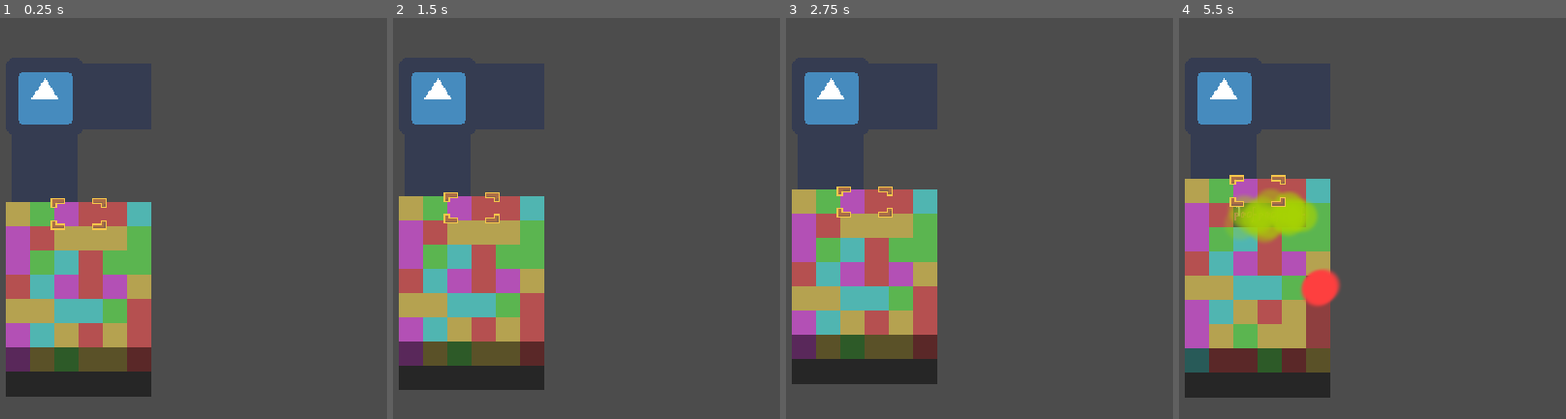
Above: before the commit, frames 1-4 (left to right).
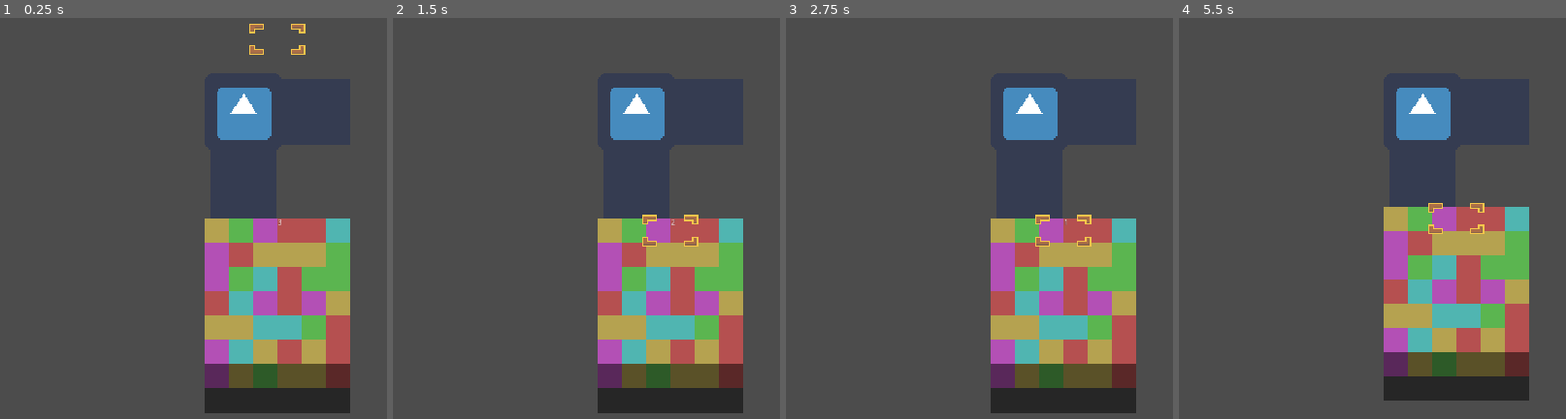
Above: after the commit, the same moments.

Repository: ArtlessAvian/overload
Game: Godot game, scene res://Game/Modes/Marathon.tscn
The game is run twice, just before and just after one commit, with the same random seed, the same clock (stepped at 60 frames per second) and the same inputs. Before the commit the project starts from res://Game/Board.tscn. The engine's default icon, where the game draws it, is replaced by a stand-in: a white triangle on a blue panel in a dark square.
Inputs:
- Up to frame 1 (0.25 s): no input
- Up to frame 2 (1.5 s): no input
- Up to frame 3 (2.75 s): no input
- Up to frame 4 (5.5 s): no input

The runs differ from the first frame. In frame 1, 40% of the frame differs, in the area x 1-91%, y 1-99%; in frame 2, 40%; in frame 3, 40%; in frame 4, 43%, in the area x 1-91%, y 13-96%.

Commit message:
Marathon, kinda

Diff:
--- a/Game/Blocks.gd
+++ b/Game/Blocks.gd
@@ -18,6 +18,9 @@
 var raise = false;
 var fractional_raise = 0;
 var visual_shake = 0; # in pixels
+
+var grace = 0;
+var pause = 0;
 
 # Called when the node enters the scene tree for the first time.
 func _ready():
@@ -35,7 +38,7 @@
 		for row in range(len(board[col])):
 			chain_checker[col].append(1);
 
-#	board[5][7] = -1;
+	grace = $"..".grace_period;
 
 	#### handle view
 	# position everything
@@ -92,19 +95,23 @@
 #				self.board[x].remove(y);
 #	finish_clearing.clear();
 
-	if (self.fractional_raise < 1):
-		if ($"Exploders".get_child_count() == 0 and self.has_space()):
-			if raise:
-				self.fractional_raise += delta * 5;
+	if ($"Exploders".get_child_count() == 0):
+		if self.has_space():
+			if (self.fractional_raise < 1):
+				if raise:
+					self.fractional_raise += delta * 5;
+				else:
+					self.fractional_raise += delta * $"..".rising_speed;
 			else:
-				self.fractional_raise += delta * $"..".rising_speed;
-		else:
-			self.raise = false;
-	else: #(self.fractional_raise >= 1):
-		if (self.has_space()):
-			self.true_raise()
-		else:
-			pass
+				self.raise = false;
+				self.true_raise()
+				grace = $"..".grace_period;
+		else:
+			grace -= delta;
+			if (grace <= 0):
+				$"..".emit_signal("lost");
+				print("i lost")
+				self.set_physics_process(false);
 
 func true_raise():
 #	for col in clearing:
@@ -137,9 +144,9 @@
 	for array in board:
 		if len(array) >= get_parent().board_height:
 			return false;
-	for faller in $"Fallers".get_children():
-		if floor(faller.faller_y) + len(faller.blocks) >= get_parent().board_height:
-			return false;
+#	for faller in $"Fallers".get_children():
+#		if floor(faller.faller_y) + len(faller.blocks) >= get_parent().board_height:
+#			return false;
 
 	return true
 
@@ -169,6 +176,8 @@
 					any_clears = true;
 
 	if (any_clears):
+		self.raise = false; # cut short any raising
+
 #		self.next_clear_id += 1;
 		var exploder = exploder_scene.instance();
 #		exploder.exploder_id = self.next_clear_id;
@@ -192,6 +201,8 @@
 										self.board[x+x_off][y+y_off] = $"..".CLEARING;
 
 		exploder.initialize()
+		$"..".emit_signal("combo", len(exploder.to_explode));
+		$"..".emit_signal("chain", exploder.chain);
 #		print(exploder.position);
 		$Exploders.add_child(exploder);
 
@@ -256,6 +267,9 @@
 
 
 func swap(x, y):
+	if not self.is_physics_processing():
+		return
+
 	# Prevent swapping with clearing blocks
 	if y < len(self.board[x]):
 		if self.board[x][y] == 5:
--- a/Game/Board.gd
+++ b/Game/Board.gd
@@ -1,4 +1,7 @@
 extends Node2D
+signal lost;
+signal chain;
+signal combo;
 
 const EMPTY = -1;
 const CLEARING = 5;
@@ -10,6 +13,8 @@
 export (int) var board_height = 12;
 export (int) var color_count = 5;
 
+export (int) var grace_period = 1;
+
 export (float) var explode_pause = 0.7;
 export (float) var explode_interval = 0.1;
 
--- a/Game/Board.tscn
+++ b/Game/Board.tscn
@@ -12,7 +12,6 @@
 polygon = PoolVector2Array( 60, 120, 60, -120, -60, -120, -60, 120 )
 
 [node name="Board" type="Node2D"]
-position = Vector2( 312.204, 334.723 )
 scale = Vector2( 2, 2 )
 script = ExtResource( 1 )
 
--- a/Game/Cursor.gd
+++ b/Game/Cursor.gd
@@ -16,6 +16,8 @@
 	if (Input.is_action_just_pressed($"../..".player + "_right")):
 		self.cursor_right();
 	if (Input.is_action_just_pressed($"../..".player + "_swap")):
+		self.cursor_swap();
+	if (Input.is_action_just_pressed($"../..".player + "_swap2")):
 		self.cursor_swap();
 	if (Input.is_action_pressed($"../..".player + "_raise")):
 		$"..".raise = true;
--- a/Game/Exploder.gd
+++ b/Game/Exploder.gd
@@ -9,6 +9,8 @@
 var effects = [];
 var chain = 0;
 
+# TOOD: Split model and view!
+
 func initialize():
 	to_explode = self.get_used_cells();
 	to_explode_copy = to_explode.duplicate(false)
@@ -19,8 +21,23 @@
 		effects.append(temp);
 		self.add_child(temp);
 
-	$"Label".text = str(chain);
-	$"Label".rect_position = self.map_to_world(to_explode[-1]);
+	var combo = len(to_explode);
+	if (chain != 1):
+		$"HBoxContainer/Chain/Label".text = "x" + str(chain);
+	else:
+		$"HBoxContainer/Chain".free()
+	if (combo > 3):
+		$"HBoxContainer/Combo/Label".text = str(combo);
+	else:
+		$"HBoxContainer/Combo".free()
+	$"HBoxContainer".rect_position = self.map_to_world(to_explode[-1]) + self.cell_size/2;
+	$"HBoxContainer".rect_position -= $"HBoxContainer".rect_size / 2;
+
+func _process(delta):
+	var speed = 20 * (0.2 - time);
+
+	$"HBoxContainer".rect_position.y -= delta * self.cell_size.y * speed;
+	$"HBoxContainer".modulate.a *= 0.95;
 
 func _physics_process(delta):
 	time += delta;
--- a/Game/Exploder.tscn
+++ b/Game/Exploder.tscn
@@ -1,17 +1,18 @@
-[gd_scene load_steps=8 format=2]
+[gd_scene load_steps=9 format=2]
 
 [ext_resource path="res://Assets/BlockSets/Test2.tres" type="TileSet" id=1]
 [ext_resource path="res://Game/Exploder.gd" type="Script" id=2]
 [ext_resource path="res://Assets/poof.png" type="Texture" id=3]
 [ext_resource path="res://Assets/Master Hand - Gun Fingers.wav" type="AudioStream" id=4]
+[ext_resource path="res://icon.png" type="Texture" id=5]
 
-[sub_resource type="Gradient" id=2]
+[sub_resource type="Gradient" id=1]
 colors = PoolColorArray( 1, 1, 1, 1, 1, 1, 1, 0 )
 
-[sub_resource type="GradientTexture" id=3]
-gradient = SubResource( 2 )
+[sub_resource type="GradientTexture" id=2]
+gradient = SubResource( 1 )
 
-[sub_resource type="ParticlesMaterial" id=1]
+[sub_resource type="ParticlesMaterial" id=3]
 flag_disable_z = true
 spread = 180.0
 gravity = Vector3( 0, 0, 0 )
@@ -40,16 +41,69 @@
 one_shot = true
 explosiveness = 1.0
 local_coords = false
-process_material = SubResource( 1 )
+process_material = SubResource( 3 )
 texture = ExtResource( 3 )
 
 [node name="AudioStreamPlayer2D" type="AudioStreamPlayer2D" parent="Particles2D"]
 stream = ExtResource( 4 )
 
-[node name="Label" type="Label" parent="."]
-margin_left = -84.2963
-margin_top = -90.7806
-margin_right = -35.2963
-margin_bottom = -42.7806
-text = "1
-"
+[node name="HBoxContainer" type="HBoxContainer" parent="."]
+margin_left = -50.0
+margin_top = -10.0
+margin_right = 50.0
+margin_bottom = 10.0
+alignment = 1
+
+[node name="Chain" type="NinePatchRect" parent="HBoxContainer"]
+margin_left = 28.0
+margin_right = 48.0
+margin_bottom = 20.0
+grow_horizontal = 2
+grow_vertical = 2
+texture = ExtResource( 5 )
+draw_center = false
+region_rect = Rect2( 0, 0, 64, 64 )
+patch_margin_left = 10
+patch_margin_top = 10
+patch_margin_right = 10
+patch_margin_bottom = 10
+
+[node name="Label" type="Label" parent="HBoxContainer/Chain"]
+anchor_left = 0.5
+anchor_top = 0.5
+anchor_right = 0.5
+anchor_bottom = 0.5
+margin_left = -10.0
+margin_top = -10.0
+margin_right = 10.0
+margin_bottom = 10.0
+text = "x2"
+align = 1
+valign = 1
+
+[node name="Combo" type="NinePatchRect" parent="HBoxContainer"]
+margin_left = 52.0
+margin_right = 72.0
+margin_bottom = 20.0
+grow_horizontal = 2
+grow_vertical = 2
+texture = ExtResource( 5 )
+draw_center = false
+region_rect = Rect2( 0, 0, 64, 64 )
+patch_margin_left = 10
+patch_margin_top = 10
+patch_margin_right = 10
+patch_margin_bottom = 10
+
+[node name="Label" type="Label" parent="HBoxContainer/Combo"]
+anchor_left = 0.5
+anchor_top = 0.5
+anchor_right = 0.5
+anchor_bottom = 0.5
+margin_left = -10.0
+margin_top = -10.0
+margin_right = 10.0
+margin_bottom = 10.0
+text = "7"
+align = 1
+valign = 1
--- /dev/null
+++ b/Game/Modes/Marathon.gd
@@ -0,0 +1,41 @@
+extends Node2D
+
+# Declare member variables here. Examples:
+# var a = 2
+# var b = "text"
+var chains = []
+var combos = []
+var points = 0;
+
+# Called when the node enters the scene tree for the first time.
+func _ready():
+#	$"Board/Blocks".set_process(false);
+#	$"Board/Blocks"._process(0);
+	$"Board/Blocks".set_physics_process(false);
+	$"AnimationPlayer".play("Start");
+
+func start_boards():
+	$"Board/Blocks".set_process(true);
+	$"Board/Blocks".set_physics_process(true);
+
+#func _process(delta):
+#	print($"Board/Blocks/Cursor".position);
+
+func _on_Board_chain(chain):
+	for i in range(chain - len(chains)):
+		chains.append(0);
+	chains[chain - 1] += 1;
+	print(chains)
+	points += 100 * chain;
+	$Points.text = str(points);
+
+func _on_Board_combo(combo):
+	for i in range(combo - 2 - len(combos)):
+		combos.append(0);
+	combos[combo - 3] += 1;
+	print(combos)
+	points += pow(2, combo-3) * 500;
+	$Points.text = str(points);
+
+func _on_Board_lost():
+	$"AnimationPlayer".play("Lose");
--- /dev/null
+++ b/Game/Modes/Marathon.tscn
@@ -0,0 +1,110 @@
+[gd_scene load_steps=5 format=2]
+
+[ext_resource path="res://Game/Modes/Marathon.gd" type="Script" id=1]
+[ext_resource path="res://Game/Board.tscn" type="PackedScene" id=2]
+
+[sub_resource type="Animation" id=2]
+resource_name = "Lose"
+tracks/0/type = "value"
+tracks/0/path = NodePath("Board:scale")
+tracks/0/interp = 1
+tracks/0/loop_wrap = true
+tracks/0/imported = false
+tracks/0/enabled = true
+tracks/0/keys = {
+"times": PoolRealArray( 0, 0.5 ),
+"transitions": PoolRealArray( 1, 1 ),
+"update": 0,
+"values": [ Vector2( 2, 2 ), Vector2( 2, 1e-005 ) ]
+}
+tracks/1/type = "value"
+tracks/1/path = NodePath("Timer:text")
+tracks/1/interp = 1
+tracks/1/loop_wrap = true
+tracks/1/imported = false
+tracks/1/enabled = true
+tracks/1/keys = {
+"times": PoolRealArray( 0.5 ),
+"transitions": PoolRealArray( 1 ),
+"update": 1,
+"values": [ "u lose nerd" ]
+}
+
+[sub_resource type="Animation" id=1]
+resource_name = "Start"
+length = 3.0
+tracks/0/type = "value"
+tracks/0/path = NodePath("Board/Blocks/Cursor:offset")
+tracks/0/interp = 2
+tracks/0/loop_wrap = true
+tracks/0/imported = false
+tracks/0/enabled = true
+tracks/0/keys = {
+"times": PoolRealArray( 0, 0.5, 1 ),
+"transitions": PoolRealArray( 1, 1, 1 ),
+"update": 0,
+"values": [ Vector2( 0, -260 ), Vector2( 0, -50 ), Vector2( 0, 0 ) ]
+}
+tracks/1/type = "value"
+tracks/1/path = NodePath("Timer:text")
+tracks/1/interp = 1
+tracks/1/loop_wrap = true
+tracks/1/imported = false
+tracks/1/enabled = true
+tracks/1/keys = {
+"times": PoolRealArray( 0, 1, 2, 3 ),
+"transitions": PoolRealArray( 1, 1, 1, 1 ),
+"update": 1,
+"values": [ "3", "2", "1", "" ]
+}
+tracks/2/type = "method"
+tracks/2/path = NodePath(".")
+tracks/2/interp = 1
+tracks/2/loop_wrap = true
+tracks/2/imported = false
+tracks/2/enabled = true
+tracks/2/keys = {
+"times": PoolRealArray( 3 ),
+"transitions": PoolRealArray( 1 ),
+"values": [ {
+"args": [  ],
+"method": "start_boards"
+} ]
+}
+
+[node name="Marathon" type="Node2D"]
+script = ExtResource( 1 )
+
+[node name="Board" parent="." instance=ExtResource( 2 )]
+
+[node name="Light2D" parent="Board/Background" index="1"]
+position = Vector2( 0, -0.349167 )
+
+[node name="Cursor" parent="Board/Blocks" index="1"]
+position = Vector2( 60, -110 )
+
+[node name="Camera2D" type="Camera2D" parent="."]
+current = true
+
+[node name="AnimationPlayer" type="AnimationPlayer" parent="."]
+autoplay = "Start"
+anims/Lose = SubResource( 2 )
+anims/Start = SubResource( 1 )
+
+[node name="Timer" type="Label" parent="."]
+margin_right = 40.0
+margin_bottom = 14.0
+text = "u lose nerd"
+
+[node name="Points" type="Label" parent="."]
+margin_left = 131.986
+margin_top = -213.691
+margin_right = 171.986
+margin_bottom = -199.691
+align = 2
+valign = 1
+[connection signal="chain" from="Board" to="." method="_on_Board_chain"]
+[connection signal="combo" from="Board" to="." method="_on_Board_combo"]
+[connection signal="lost" from="Board" to="." method="_on_Board_lost"]
+
+[editable path="Board"]
--- a/Misc/RandomPusher.gd
+++ b/Misc/RandomPusher.gd
@@ -2,14 +2,14 @@
 
 func _physics_process(delta):
 	if (randf() > 0.9):
+		Input.action_press("rand_down");
+	elif (randf() > 0.9):
 		Input.action_press("rand_up");
 	if (randf() > 0.9):
-		Input.action_press("rand_down");
-	if (randf() > 0.9):
 		Input.action_press("rand_left");
-	if (randf() > 0.9):
+	elif (randf() > 0.888888):
 		Input.action_press("rand_right");
 	if (randf() > 0.3):
 		Input.action_press("rand_swap");
-	if (randf() > 0.9):
+	if (randf() > 0.9999):
 		Input.action_press("rand_raise");
--- a/project.godot
+++ b/project.godot
@@ -16,7 +16,7 @@
 [application]
 
 config/name="Overload"
-run/main_scene="res://Game/Board.tscn"
+run/main_scene="res://Game/Modes/Marathon.tscn"
 config/icon="res://icon.png"
 
 [autoload]
@@ -103,7 +103,8 @@
 }
 ui_page_down={
 "deadzone": 0.5,
-"events": [  ]
+"events": [ Object(InputEventKey,"resource_local_to_scene":false,"resource_name":"","device":0,"alt":false,"shift":false,"control":false,"meta":false,"command":false,"pressed":false,"scancode":16777236,"unicode":0,"echo":false,"script":null)
+ ]
 }
 ui_home={
 "deadzone": 0.5,
@@ -137,7 +138,6 @@
 kb_swap={
 "deadzone": 0.5,
 "events": [ Object(InputEventKey,"resource_local_to_scene":false,"resource_name":"","device":0,"alt":false,"shift":false,"control":false,"meta":false,"command":false,"pressed":false,"scancode":74,"unicode":0,"echo":false,"script":null)
-, Object(InputEventKey,"resource_local_to_scene":false,"resource_name":"","device":0,"alt":false,"shift":false,"control":false,"meta":false,"command":false,"pressed":false,"scancode":78,"unicode":0,"echo":false,"script":null)
  ]
 }
 kb_raise={
@@ -145,6 +145,11 @@
 "events": [ Object(InputEventKey,"resource_local_to_scene":false,"resource_name":"","device":0,"alt":false,"shift":false,"control":false,"meta":false,"command":false,"pressed":false,"scancode":75,"unicode":0,"echo":false,"script":null)
  ]
 }
+kb_swap2={
+"deadzone": 0.5,
+"events": [ Object(InputEventKey,"resource_local_to_scene":false,"resource_name":"","device":0,"alt":false,"shift":false,"control":false,"meta":false,"command":false,"pressed":false,"scancode":78,"unicode":0,"echo":false,"script":null)
+ ]
+}
 
 [rendering]
 
Not shown: 1 places in Game/Exploder.tscn that only renumber resources
Not shown, changed: .gitignore
Not shown, added: Assets/.BoardMask.png-autosave.kra
